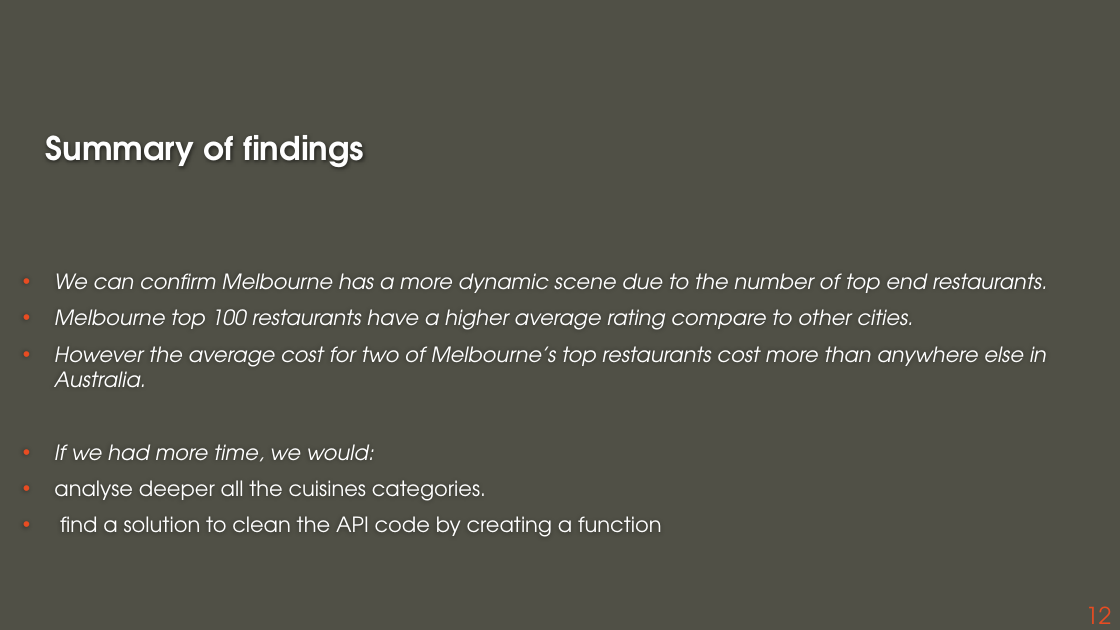
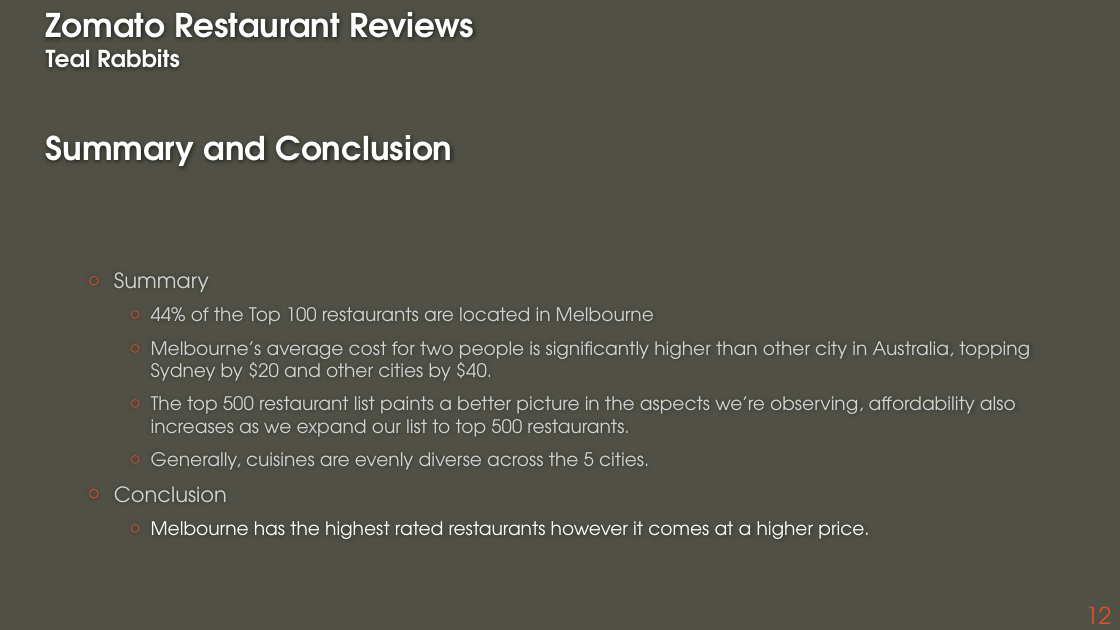
Before and after one commit to ashdrayton/Zomato-Restaurants-Reviews, a slide deck: slide 12 of Final notebooks/Zomato_Presentation_EW_20200712.pptx. Drawn at 1120x630 pixels with LibreOffice and Linux fonts; fonts in the diff are those of the drawing; background and template pictures are left out. Boxes give left, top, right and bottom in pixels: in the first picture for what was removed or moved away, otherwise in the second. Text is boxed around its words. In the diff, an @@ line names an element or a change of style, - is before the commit and + after.

```diff
--- a/Final notebooks/Zomato_Presentation_EW_20200712.pptx
+++ b/Final notebooks/Zomato_Presentation_EW_20200712.pptx
@@ title at [46,12,474,166]: text changed @@
-Summary of findings
+Zomato Restaurant Reviews
+Teal Rabbits
+Summary and Conclusion
@@ text at [114,272,1030,539]: text changed; size 18 to 16 pt; text colour #FFFFFF to #D1D2D3; italic off @@
-• We can confirm Melbourne has a more dynamic scene due to the number of top end restaurants.
-• Melbourne top 100 restaurants have a higher average rating compare to other cities.
-• However the average cost for two of Melbourne’s top restaurants cost more than anywhere else in Australia.
-• If we had more time, we would:
-• analyse deeper all the cuisines categories.
-• find a solution to clean the API code by creating a function
+  ○ Summary
+    ○ 44% of the Top 100 restaurants are located in Melbourne
+    ○ Melbourne’s average cost for two people is significantly higher than other city in Australia, topping Sydney by $20 and other cities by $40.
+    ○ The top 500 restaurant list paints a better picture in the aspects we’re observing, affordability also increases as we expand our list to top 500 restaurants.
+    ○ Generally, cuisines are evenly diverse across the 5 cities.
+  ○ Conclusion
+    ○ Melbourne has the highest rated restaurants however it comes at a higher price.
```
Also in this commit, not shown: 6 other slides changed, 4 slides added, 3 slides removed, 5 other files.
